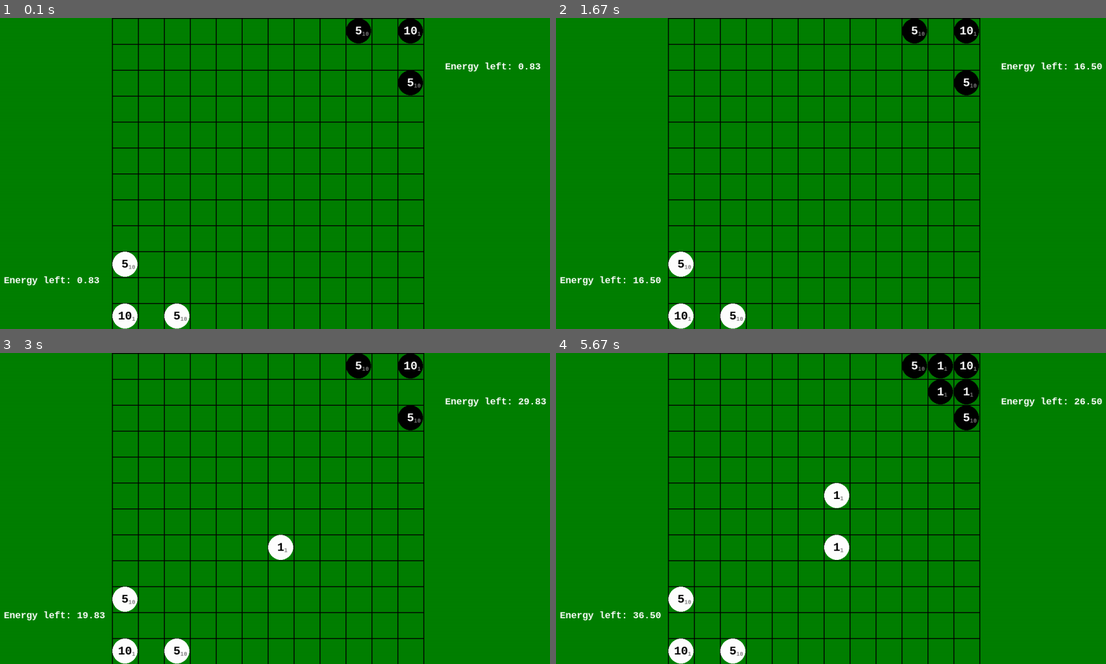
Above: before the commit, frames 1-4 (two rows, left to right).
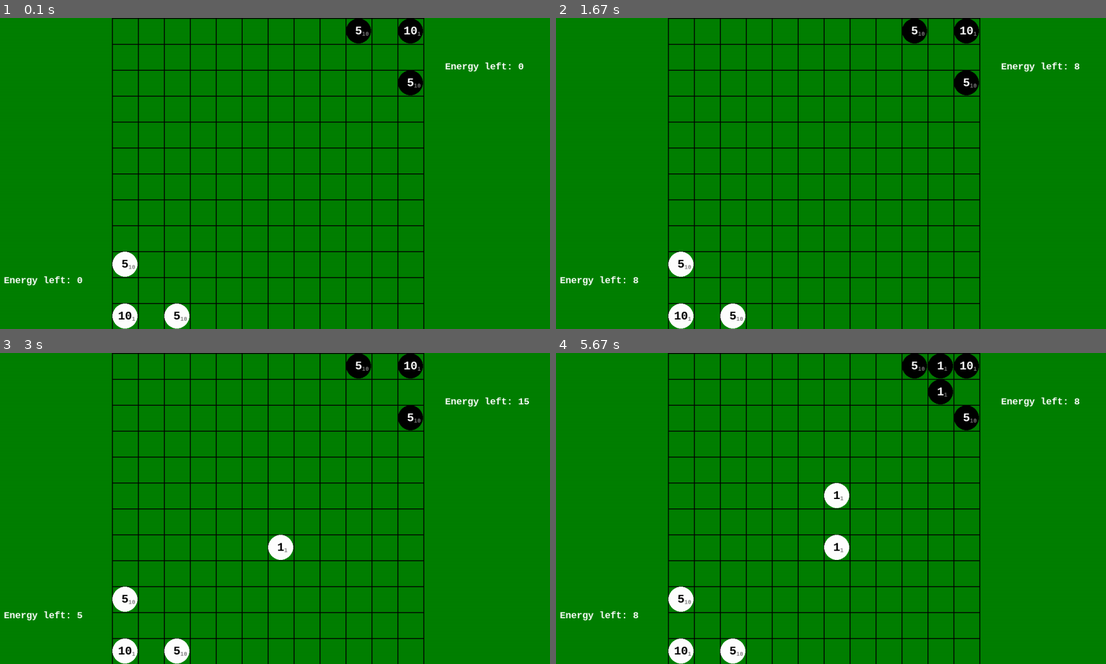
Above: after the commit, the same moments.

Repository: stanX19/pygame_projects
Game: pygame game, started from projects/my_reversi/srcs/main.py
Same seed, same stepped clock (60 frames per second), same inputs: the game is played once before the commit and once after it.
Inputs (mouse positions are in pixels of both pictures, inside the frame that each line leads up to):
- Up to frame 1 (0.1 s): no input
- Up to frame 2 (1.67 s): right-click (825, 195) at 0.38 s
- Up to frame 3 (3 s): click (275, 542) at 2.22 s
- Up to frame 4 (5.67 s): click (847, 496) at 4.88 s

The runs differ from the first frame. In frame 1, less than 0.1% of the frame differs, in the area x 15-99%, y 14-86%; in frame 2, 0.1%; in frame 3, 0.1%; in frame 4, 0.4%, in the area x 14-100%, y 8-86%.

Commit message:
balancing

Diff:
--- a/projects/my_reversi/srcs/classes/unit.py
+++ b/projects/my_reversi/srcs/classes/unit.py
@@ -55,6 +55,8 @@
 
     def upgrade(self):
         self.hp += 1
+        self.atk_cd *= 0.9
+        self.move_cd *= 0.9
         # self.dmg += 1
 
     def __str__(self):
--- a/projects/my_reversi/srcs/main.py
+++ b/projects/my_reversi/srcs/main.py
@@ -7,9 +7,9 @@
 pygame.init()
 
 # Constants
-CELL_SIZE = 60
 GRID_SIZE = 12
-BOARD_SIZE = CELL_SIZE * GRID_SIZE
+BOARD_SIZE = 720
+CELL_SIZE = BOARD_SIZE // GRID_SIZE
 SIDE_SPACE = 300  # Space on the left and right of the board
 SCREEN_WIDTH = BOARD_SIZE + SIDE_SPACE * 2
 SCREEN_HEIGHT = BOARD_SIZE
@@ -17,10 +17,10 @@
 LINE_COLOR = (0, 0, 0)
 BACKGROUND_COLOR = (0, 128, 0)  # Green background
 LINE_MARGIN = LINE_WIDTH // 2  # Margin for line detection
-ENERGY_RECOVERY_RATE = 10  # Energy recovery per second
-MAX_ENERGY = 160  # Maximum energy
+ENERGY_RECOVERY_RATE = 5  # Energy recovery per second
+MAX_ENERGY = GRID_SIZE * 4 * 10  # Maximum energy
 BASIC_UNIT_COST = 10  # Energy cost to spawn a unit
-UPGRADE_UNIT_COST = 5  # Energy cost to upgrade a unit
+UPGRADE_UNIT_COST = 10  # Energy cost to upgrade a unit
 
 unit_nu_font = pygame.font.SysFont("consolas", CELL_SIZE // 2, bold=True, italic=False)
 unit_nu_font_small = pygame.font.SysFont("consolas", CELL_SIZE // 4, bold=True, italic=False)
@@ -108,12 +108,12 @@
                     pygame.draw.circle(self.screen, (0, 255, 255), center, radius, width=2)
 
     def draw_info(self):
-        info_text = info_font.render(f"""Energy left: {self.energy:<6.2f}""", True, (255, 255, 255))
+        info_text = info_font.render(f"""Energy left: {self.energy:<6.0f}""", True, (255, 255, 255))
         info_rect = info_text.get_rect()
         info_rect.left = 50
         info_rect.bottom = BOARD_SIZE - 100
         self.screen.blit(info_text, info_rect)
-        info_text = info_font.render(f"""Energy left: {self.black_energy:<.2f}""", True, (255, 255, 255))
+        info_text = info_font.render(f"""Energy left: {self.black_energy:<.0f}""", True, (255, 255, 255))
         info_rect = info_text.get_rect()
         info_rect.left = SIDE_SPACE + BOARD_SIZE + 50
         info_rect.top = 100
@@ -125,7 +125,7 @@
         self.screen.blit(info_text, info_rect)
 
     def spawn_black_unit(self, delta_time):
-        if random.random() > 0.01:
+        if random.random() > 0.02:
             return
         loc = self.grid.find_max_hp_target(Black)
         if loc is None:
@@ -140,7 +140,7 @@
                 self.grid[y][x].upgrade()
                 self.black_energy -= UPGRADE_UNIT_COST
             if not self.grid[y][x] and self.black_energy >= BASIC_UNIT_COST:
-                self.grid[y][x] = Black(1, 1, 1, GRID_SIZE ** 2)
+                self.grid[y][x] = Black(1, 1, 1, GRID_SIZE * 2)
                 self.black_energy -= BASIC_UNIT_COST
                 break
 
